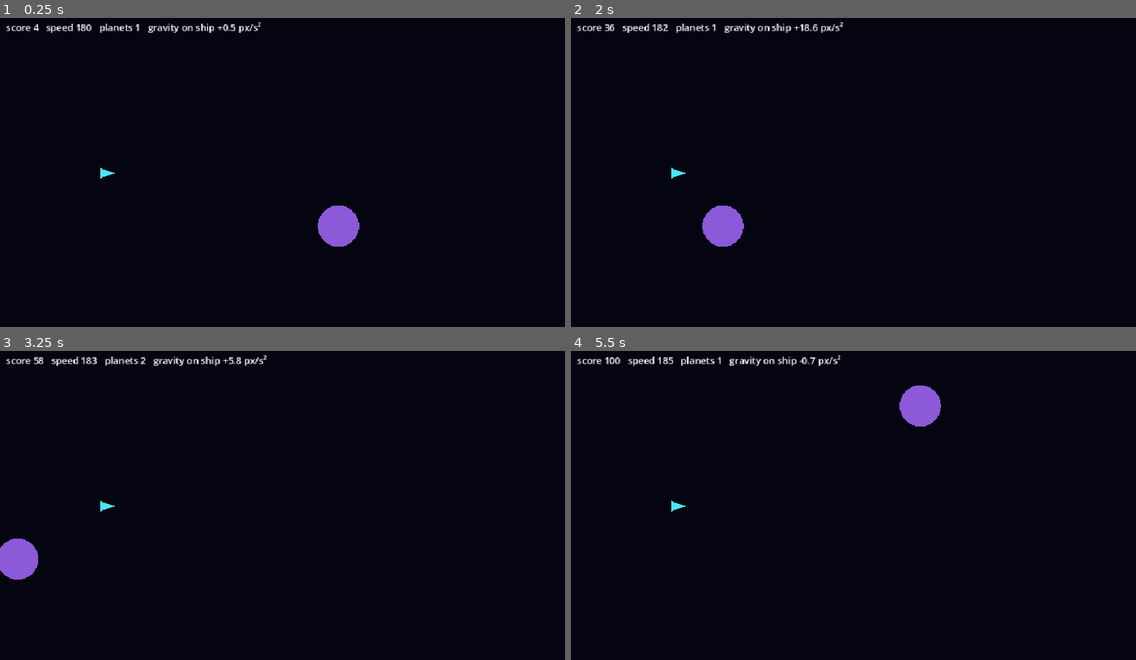
Above: before the commit, frames 1-4 (two rows, left to right).
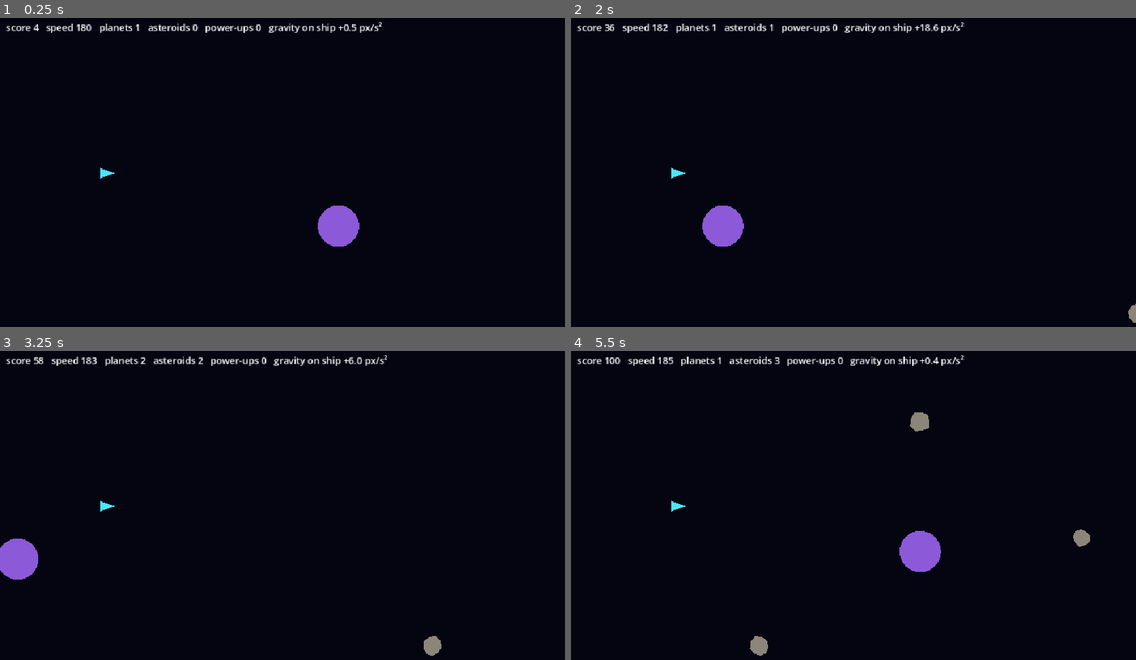
Above: after the commit, the same moments.

Repository: EzaanSaeed/OrbitBreaker
Game: Godot game, scene res://scenes/main.tscn
Same seed, same stepped clock (60 frames per second), same inputs: the game is played once before the commit and once after it.
Inputs:
- Up to frame 1 (0.25 s): no input
- Up to frame 2 (2 s): no input
- Up to frame 3 (3.25 s): no input
- Up to frame 4 (5.5 s): no input

The runs differ from the first frame. In frame 1, 0.6% of the frame differs, in the area x 26-68%, y 1-5%; in frame 2, 0.7%; in frame 3, 0.8%; in frame 4, 2.5%, in the area x 28-92%, y 1-99%.

Commit message:
feat: add asteroids, power-up spawning, fair spawns and web export
- scenes/asteroid.tscn; asteroid.gd draws a lumpy rock, spins, and sizes
  its hitbox from a per-spawn random radius
- World owns spawn timers (update_spawning): planets 3 s, asteroids
  1.5 s, power-ups 8 s; booster scenes stay unassigned until Dev B's
  scenes exist
- Fair spawning: every new object keeps min_spawn_gap (60 px) from all
  active objects; spawn is skipped if no clear height is found
- planet.gd and asteroid.gd are @tool so they draw in the editor
- export_presets.cfg: single-threaded Web preset to build/web (ignored)
- main.tscn: Godot's uid normalisation
- README/docs: web build steps, spawning notes

Co-Authored-By: Claude Opus 5.5 <noreply@anthropic.com>

Diff:
--- /dev/null
+++ b/scenes/asteroid.tscn
@@ -0,0 +1,12 @@
+[gd_scene format=3]
+
+[ext_resource type="Script" path="res://scripts/asteroid.gd" id="1_akfqu"]
+
+[sub_resource type="CircleShape2D" id="CircleShape2D_6mo6b"]
+radius = 14.0
+
+[node name="Asteroid" type="Area2D" unique_id=855255867]
+script = ExtResource("1_akfqu")
+
+[node name="CollisionShape2D" type="CollisionShape2D" parent="." unique_id=1927708142]
+shape = SubResource("CircleShape2D_6mo6b")
--- a/scenes/main.tscn
+++ b/scenes/main.tscn
@@ -1,9 +1,9 @@
-[gd_scene format=3]
+[gd_scene format=3 uid="uid://0ucy1ufdd1dk"]
 
-[ext_resource type="Script" path="res://scripts/game_controller.gd" id="1_tbgi4"]
-[ext_resource type="Script" path="res://scripts/world.gd" id="2_tefeu"]
+[ext_resource type="Script" uid="uid://kowef8cxp3g8" path="res://scripts/game_controller.gd" id="1_tbgi4"]
+[ext_resource type="Script" uid="uid://h4qrra7j4a5u" path="res://scripts/world.gd" id="2_tefeu"]
 [ext_resource type="PackedScene" path="res://scenes/planet.tscn" id="3_o6xl0"]
-[ext_resource type="Script" path="res://scripts/player.gd" id="5_85g3d"]
+[ext_resource type="Script" uid="uid://by0affbomwukq" path="res://scripts/player.gd" id="5_85g3d"]
 
 [sub_resource type="CircleShape2D" id="CircleShape2D_choun"]
 radius = 12.0
@@ -18,7 +18,7 @@
 script = ExtResource("2_tefeu")
 planet_scene = ExtResource("3_o6xl0")
 
-[node name="TestPlanet" type="Area2D" parent="World" unique_id=759353032 instance=ExtResource("3_o6xl0")]
+[node name="TestPlanet" parent="World" unique_id=759353032 instance=ExtResource("3_o6xl0")]
 position = Vector2(620, 360)
 
 [node name="Player" type="Area2D" parent="." unique_id=488482243]
--- a/scripts/asteroid.gd
+++ b/scripts/asteroid.gd
@@ -1,3 +1,4 @@
+@tool
 class_name Asteroid
 extends Area2D
 ## An obstacle that damages the ship's health instead of ending the run outright.
@@ -8,17 +9,54 @@
 ##     if asteroid.is_active:
 ##         player.take_damage(asteroid.get_collision_damage())
 ##         asteroid.deactivate()
+##
+## @tool so asteroids are drawn in the editor too; gameplay code only runs in game.
 
-@export var radius: float = 14.0
+## Hitbox radius. World randomises this per spawn before adding the asteroid.
+@export var radius: float = 14.0:
+	set(value):
+		radius = value
+		_build_outline()
 @export var collision_damage: int = 1
+## Placeholder look until real art exists.
+@export var color: Color = Color(0.55, 0.52, 0.48):
+	set(value):
+		color = value
+		queue_redraw()
+## Maximum spin in radians per second (direction and speed are random).
+@export var max_spin: float = 1.5
 
 ## False after the first impact. (Not listed in V3, but needed to enforce "a
 ## single collision must not inflict repeated damage".)
 var is_active: bool = true
 
+var _outline: PackedVector2Array = PackedVector2Array()
+var _spin: float = 0.0
+
+@onready var _collision_shape: CollisionShape2D = $CollisionShape2D
+
 
 func _ready() -> void:
+	_build_outline()
+	if Engine.is_editor_hint():
+		return
 	validate_state()
+	# Each asteroid gets its own circle so the hitbox always matches `radius`.
+	var shape := CircleShape2D.new()
+	shape.radius = radius
+	_collision_shape.shape = shape
+	_spin = randf_range(-max_spin, max_spin)
+
+
+func _physics_process(delta: float) -> void:
+	if Engine.is_editor_hint():
+		return
+	rotation += _spin * delta
+
+
+func _draw() -> void:
+	if _outline.size() >= 3:
+		draw_colored_polygon(_outline, color)
 
 
 func get_collision_damage() -> int:
@@ -49,3 +87,14 @@
 func validate_state() -> void:
 	assert(radius > 0.0)
 	assert(collision_damage >= 0)
+
+
+## Lumpy outline around the hitbox circle (between 85% and 110% of radius).
+func _build_outline() -> void:
+	var points := PackedVector2Array()
+	var count := 9
+	for i in count:
+		var angle := TAU * i / count
+		points.append(Vector2.from_angle(angle) * radius * randf_range(0.85, 1.1))
+	_outline = points
+	queue_redraw()
--- a/scripts/game_controller.gd
+++ b/scripts/game_controller.gd
@@ -37,7 +37,6 @@
 var distance_score: float = 0.0
 var scroll_speed: float = 0.0
 
-var _spawn_timer: float = 0.0
 var _last_gravity: float = 0.0
 
 
@@ -60,7 +59,8 @@
 		return
 	world.update_world(delta, scroll_speed)
 	world.remove_offscreen_objects()
-	_update_spawning(delta)
+	if spawning_enabled:
+		world.update_spawning(delta)
 	if player != null and player.is_alive:
 		_last_gravity = world.get_total_gravity_at(player.global_position)
 		player.apply_gravity(_last_gravity)
@@ -73,20 +73,12 @@
 	# Collision handling (planet/asteroid/power-up) is still to be agreed — see docs/domain-model.md.
 
 
-func _update_spawning(delta: float) -> void:
-	if not spawning_enabled:
-		return
-	_spawn_timer += delta
-	if _spawn_timer >= world.spawn_interval:
-		_spawn_timer -= world.spawn_interval
-		world.spawn_planet()
-
-
 func _update_debug_label() -> void:
 	if debug_label == null:
 		return
-	debug_label.text = "score %d   speed %.0f   planets %d   gravity on ship %+.1f px/s²" % [
-		get_display_score(), scroll_speed, world.active_planets.size(), _last_gravity]
+	debug_label.text = "score %d   speed %.0f   planets %d   asteroids %d   power-ups %d   gravity on ship %+.1f px/s²" % [
+		get_display_score(), scroll_speed, world.active_planets.size(),
+		world.active_asteroids.size(), world.active_powerups.size(), _last_gravity]
 
 
 ## Advance distance. Has no effect once the run is over.
--- a/scripts/planet.gd
+++ b/scripts/planet.gd
@@ -1,23 +1,34 @@
+@tool
 class_name Planet
 extends Area2D
 ## A gravity source and instant-death collision hazard.
 ## Owner: Developer A. Source: Domain Model V3, §3.
 ##
 ## Collision rule (approved): touching a planet kills the ship regardless of health.
+##
+## @tool so planets are drawn in the editor too; gameplay code only runs in game.
 
-@export var radius: float = 35.0
+@export var radius: float = 35.0:
+	set(value):
+		radius = value
+		queue_redraw()
 ## Tunable. At 100 px, 350 000 gives ~35 px/s² against 650 px/s² of thrust,
 ## which may feel weak. Tune during playtesting.
 @export var gravity_strength: float = 350000.0
 ## Floor on distance² so gravity stays finite when the ship is very close.
 @export var min_distance_squared: float = 2500.0
 ## Placeholder look until real art exists.
-@export var color: Color = Color(0.55, 0.35, 0.85)
+@export var color: Color = Color(0.55, 0.35, 0.85):
+	set(value):
+		color = value
+		queue_redraw()
 
 @onready var _collision_shape: CollisionShape2D = $CollisionShape2D
 
 
 func _ready() -> void:
+	if Engine.is_editor_hint():
+		return
 	validate_state()
 	# Each planet gets its own circle so the hitbox always matches `radius`.
 	var shape := CircleShape2D.new()
--- a/scripts/world.gd
+++ b/scripts/world.gd
@@ -10,20 +10,47 @@
 ## gravity or collision.
 
 @export var planet_scene: PackedScene
-@export var asteroid_scene: PackedScene
+@export var asteroid_scene: PackedScene = preload("res://scenes/asteroid.tscn")
+## Developer B's booster scenes. While both are empty, no power-ups spawn.
 @export var health_booster_scene: PackedScene
 @export var thruster_booster_scene: PackedScene
 
-## Seconds between spawn attempts. Tunable.
+@export_group("Spawn timing")
+## Seconds between planet spawn attempts. Tunable.
 @export var spawn_interval: float = 3.0
+## Seconds between asteroid spawn attempts. Tunable.
+@export var asteroid_spawn_interval: float = 1.5
+## Seconds between power-up spawn attempts. Tunable.
+@export var powerup_spawn_interval: float = 8.0
+
+@export_group("Spawn area")
 ## Spawn just past the right edge of the 960 px viewport.
 @export var spawn_x: float = 1050.0
+## Planets and power-ups spawn between these heights.
 @export var spawn_y_min: float = 90.0
 @export var spawn_y_max: float = 450.0
+## Asteroids use a taller band so hugging the top/bottom edge isn't a free ride.
+@export var asteroid_spawn_y_min: float = 20.0
+@export var asteroid_spawn_y_max: float = 520.0
+@export var asteroid_radius_min: float = 10.0
+@export var asteroid_radius_max: float = 18.0
+
+@export_group("Fairness")
+## Free space kept between a new object and every existing one, so there is
+## always room for the ship (24 px wide) to pass. Tunable.
+@export var min_spawn_gap: float = 60.0
+## Random heights tried before a spawn is skipped for this tick.
+@export var spawn_attempts: int = 8
+## Treated as the pickup's size for spacing purposes (PowerUp has no radius).
+@export var powerup_clearance_radius: float = 16.0
 
 var active_planets: Array[Planet] = []
 var active_asteroids: Array[Asteroid] = []
 var active_powerups: Array[PowerUp] = []
+
+var _planet_timer: float = 0.0
+var _asteroid_timer: float = 0.0
+var _powerup_timer: float = 0.0
 
 
 func _ready() -> void:
@@ -38,26 +65,77 @@
 			active_powerups.append(child)
 
 
-## Spawn a planet just off the right edge at a random height in the play area.
+## Advance the spawn timers and spawn whatever is due. Called by GameController
+## each physics step while the run is active. (Not listed in V3: World owns
+## spawning, so it also owns the timers.)
+func update_spawning(delta: float) -> void:
+	assert(delta >= 0.0)
+	_planet_timer += delta
+	if _planet_timer >= spawn_interval:
+		_planet_timer -= spawn_interval
+		spawn_planet()
+	_asteroid_timer += delta
+	if _asteroid_timer >= asteroid_spawn_interval:
+		_asteroid_timer -= asteroid_spawn_interval
+		spawn_asteroid()
+	_powerup_timer += delta
+	if _powerup_timer >= powerup_spawn_interval:
+		_powerup_timer -= powerup_spawn_interval
+		spawn_powerup()
+
+
+## Spawn a planet just off the right edge at a free height in the play area.
+## Returns null (and spawns nothing) if no fair spot was found this time.
 func spawn_planet() -> Planet:
 	if planet_scene == null:
 		push_error("World.planet_scene is not set")
 		return null
 	var planet := planet_scene.instantiate() as Planet
-	planet.position = Vector2(spawn_x, randf_range(spawn_y_min, spawn_y_max))
+	var y := _find_free_spawn_y(planet.radius, spawn_y_min, spawn_y_max)
+	if is_nan(y):
+		planet.free()
+		return null
+	planet.position = Vector2(spawn_x, y)
 	add_child(planet)
 	active_planets.append(planet)
 	return planet
 
 
+## Spawn an asteroid of random size at a free height. Returns null if no fair spot.
 func spawn_asteroid() -> Asteroid:
-	# TODO(Dev A, Logic stage)
-	return null
-
-
+	if asteroid_scene == null:
+		push_error("World.asteroid_scene is not set")
+		return null
+	var radius := randf_range(asteroid_radius_min, asteroid_radius_max)
+	var y := _find_free_spawn_y(radius, asteroid_spawn_y_min, asteroid_spawn_y_max)
+	if is_nan(y):
+		return null
+	var asteroid := asteroid_scene.instantiate() as Asteroid
+	asteroid.radius = radius
+	asteroid.position = Vector2(spawn_x, y)
+	add_child(asteroid)
+	active_asteroids.append(asteroid)
+	return asteroid
+
+
+## Spawn a random booster at a free height. Returns null if Developer B's
+## booster scenes aren't assigned yet, or if no fair spot was found.
 func spawn_powerup() -> PowerUp:
-	# TODO(Dev A, Logic stage): choose a HealthBooster or ThrusterBooster scene.
-	return null
+	var choices: Array[PackedScene] = []
+	if health_booster_scene != null:
+		choices.append(health_booster_scene)
+	if thruster_booster_scene != null:
+		choices.append(thruster_booster_scene)
+	if choices.is_empty():
+		return null
+	var y := _find_free_spawn_y(powerup_clearance_radius, spawn_y_min, spawn_y_max)
+	if is_nan(y):
+		return null
+	var powerup := choices.pick_random().instantiate() as PowerUp
+	powerup.position = Vector2(spawn_x, y)
+	add_child(powerup)
+	active_powerups.append(powerup)
+	return powerup
 
 
 ## Scroll every active object left. scroll_speed comes from GameController,
@@ -105,4 +183,34 @@
 
 func validate_state() -> void:
 	assert(spawn_interval > 0.0)
+	assert(asteroid_spawn_interval > 0.0)
+	assert(powerup_spawn_interval > 0.0)
 	assert(spawn_y_min < spawn_y_max)
+	assert(asteroid_spawn_y_min < asteroid_spawn_y_max)
+	assert(asteroid_radius_min > 0.0 and asteroid_radius_min <= asteroid_radius_max)
+	assert(min_spawn_gap >= 0.0)
+	assert(spawn_attempts > 0)
+
+
+## Try a few random heights in [y_min, y_max] and return the first one where an
+## object of this radius keeps min_spawn_gap from everything active.
+## Returns NAN if none of the attempts was clear.
+func _find_free_spawn_y(radius: float, y_min: float, y_max: float) -> float:
+	for _attempt in spawn_attempts:
+		var y := randf_range(y_min, y_max)
+		if _is_spawn_point_clear(Vector2(spawn_x, y), radius):
+			return y
+	return NAN
+
+
+func _is_spawn_point_clear(point: Vector2, radius: float) -> bool:
+	for planet in active_planets:
+		if point.distance_to(planet.position) < radius + planet.radius + min_spawn_gap:
+			return false
+	for asteroid in active_asteroids:
+		if point.distance_to(asteroid.position) < radius + asteroid.radius + min_spawn_gap:
+			return false
+	for powerup in active_powerups:
+		if point.distance_to(powerup.position) < radius + powerup_clearance_radius + min_spawn_gap:
+			return false
+	return true
Not shown, added: export_presets.cfg
Not shown, changed: docs/domain-model.md
